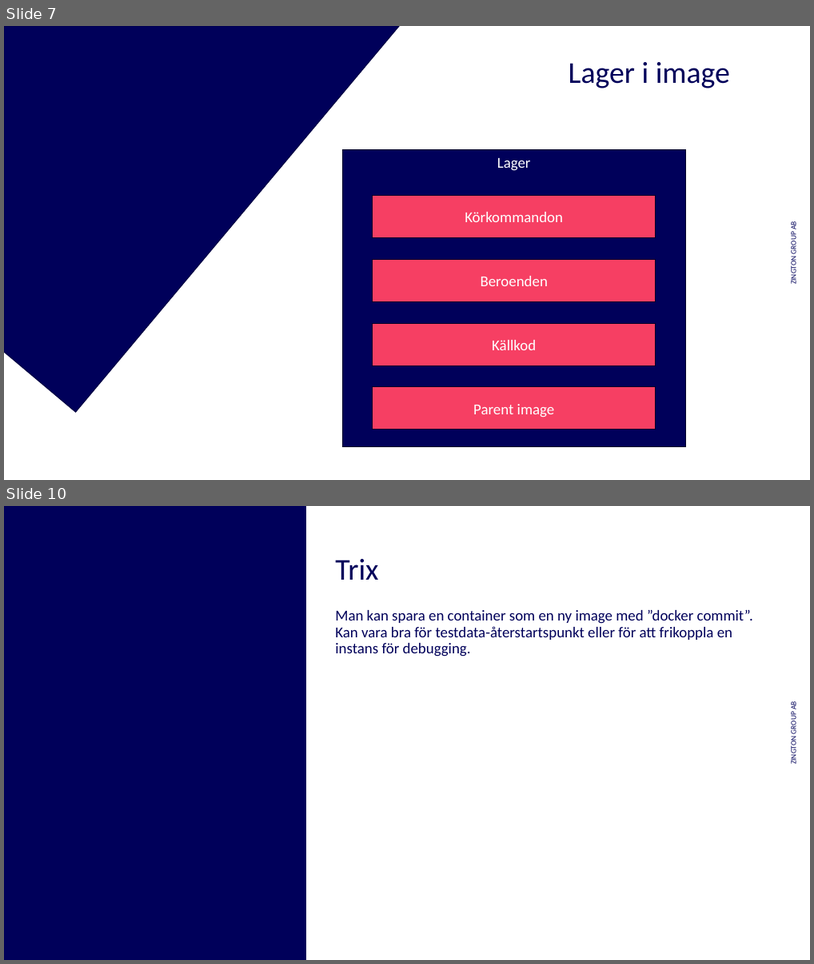
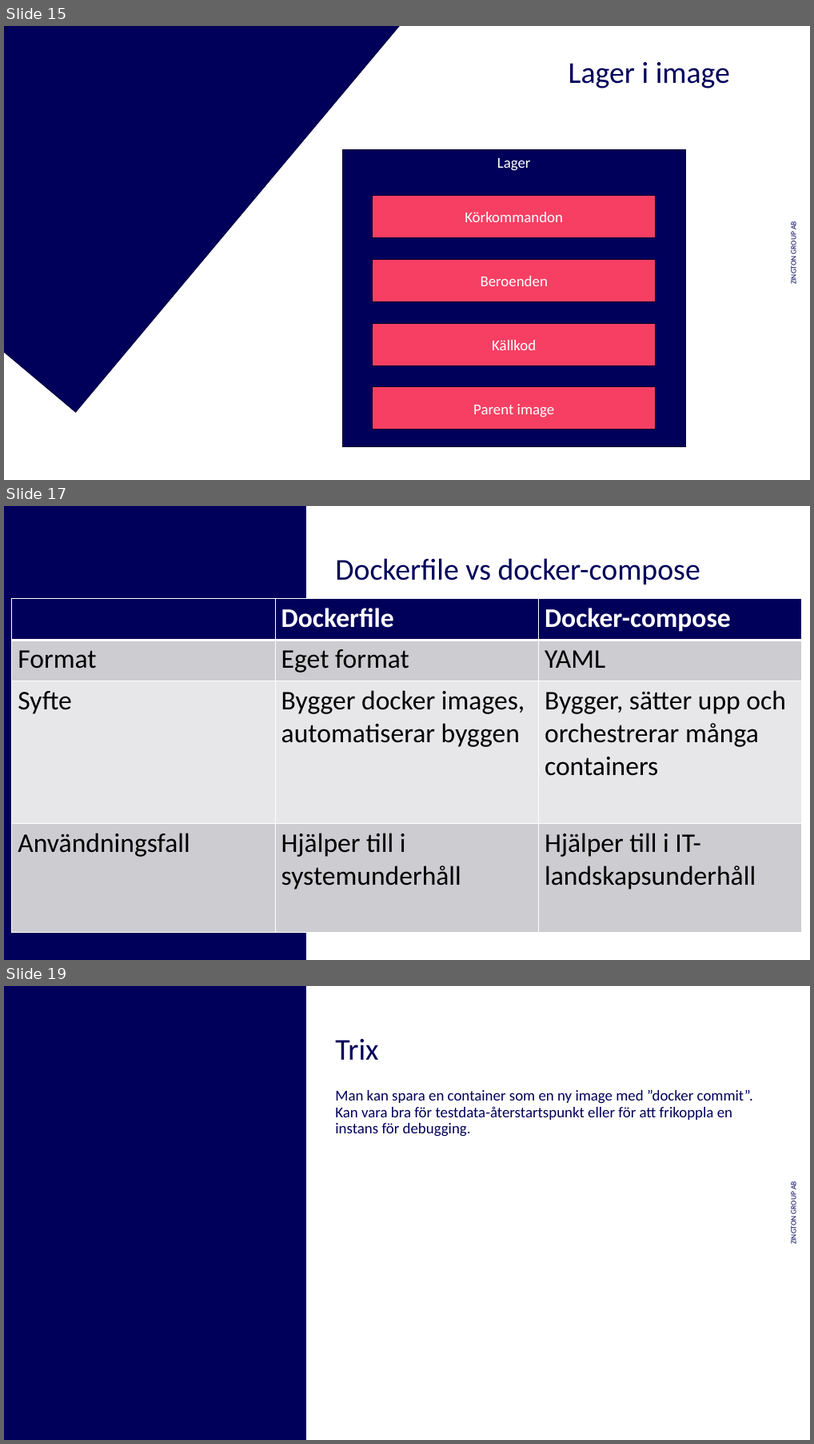
Before and after one commit to kejsardamberg/docker-hackaton, a slide deck: res/DevOps_hackaton.pptx. Shown one above the other, each under a label of ours: slides 7 and 10 before the commit, slides 15, 17 and 19 after it; the slides between them are not shown. The pictures are 814x964 and 814x1444 pixels, drawn with LibreOffice and Linux fonts; fonts in the diff are those of the drawing; grey boxes stand for pictures; background and template pictures are left out. Boxes give left, top, right and bottom in pixels: in the first picture for what was removed or moved away, otherwise in the second. Text is boxed around its words. In the diff, an @@ line names an element or a change of style, - is before the commit and + after.

```diff
--- a/res/DevOps_hackaton.pptx
+++ b/res/DevOps_hackaton.pptx
@@ slide 17 added at (x1=4, y1=506, x2=810, y2=960), background #FFFFFF; not listed: 1 template element that a slide beside it also shows @@
@@ title added at (x1=335, y1=558, x2=701, y2=584), 36 pt, text #00005A @@
+Dockerfile vs docker-compose
@@ table added at (x1=12, y1=599, x2=803, y2=932), 4 rows, 3 columns @@
+ | Dockerfile | Docker-compose
+Format | Eget format | YAML
+Syfte | Bygger docker images, automatiserar byggen | Bygger, sätter upp och orchestrerar många containers
+Användningsfall | Hjälper till i systemunderhåll | Hjälper till i IT-landskapsunderhåll
@@ picture added at (x1=318, y1=598, x2=534, y2=873) @@
@@ picture added at (x1=561, y1=613, x2=802, y2=876) @@
@@ what was slide 7 is now slide 15 @@
@@ what was slide 10 is now slide 19 @@
```
Also in this commit, not shown: 4 slides changed, 10 other slides added, 1 slide removed, 4 other files.
